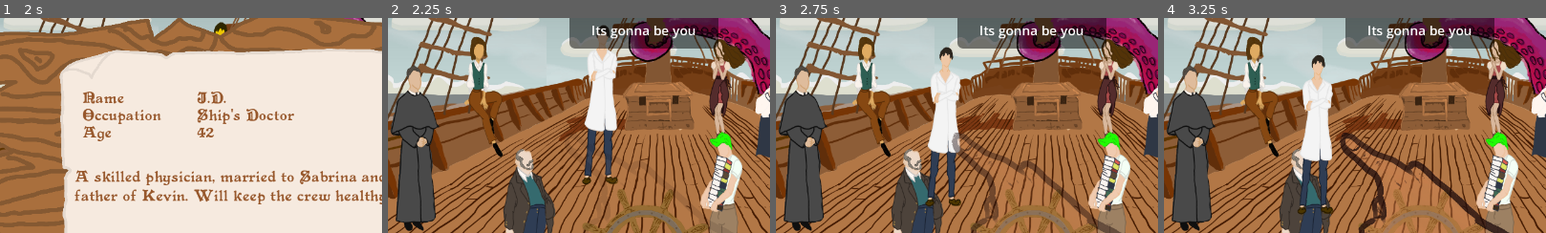
Above: before the commit, frames 1-4 (left to right).
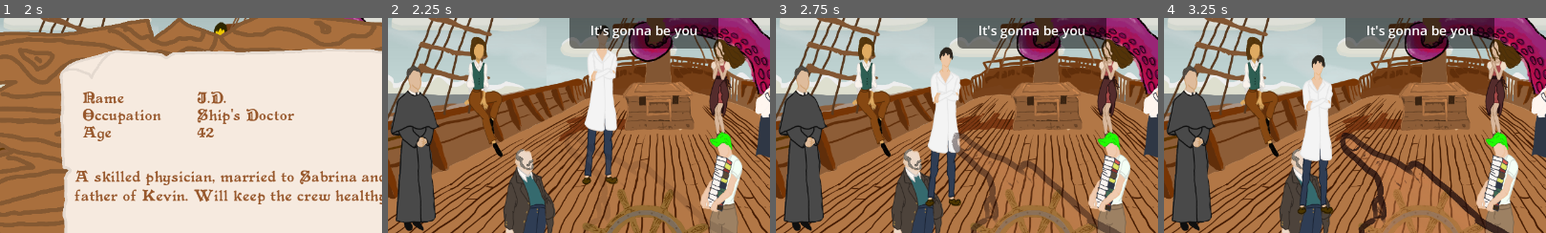
Above: after the commit, the same moments.

Repository: sajochems/Jamsepticeye
Game: Godot game, scene res://scenes/main.tscn
Same seed, same stepped clock (60 frames per second), same inputs: the game is played once before the commit and once after it.
Inputs (mouse positions are % of the whole screen's width and height, from its top left):
- Up to frame 1 (2 s): click "Start" at 0.5 s; tap Enter at 1.25 s; move the mouse to (45, 30) at 1.27 s; click (45, 30) at 1.42 s
- Up to frame 2 (2.25 s): click "Kill" at 2 s
- Up to frame 3 (2.75 s): no input
- Up to frame 4 (3.25 s): move the mouse to (82, 50) at 2.77 s; click (82, 50) at 2.92 s
The pictures show only the part of the screen within x 16-66%, y 10-60%; the shares and areas given below are measured in that part.

Frame 1 is identical in both runs. In frame 2, 0.8% of the frame differs, in the area x 53-81%, y 3-10%; in frame 3, 0.8%; in frame 4, 0.8%.

Commit message:
Fix for web

Diff:
--- a/data/characters.json
+++ b/data/characters.json
@@ -139,7 +139,7 @@
 	"occupation": "",
 	"description": "A hidden passenger who boarded illegally. Nobody knows his name but he looks like a snake to me!",
 	"dialogues": ["...", "If I don't move maybe he won't see me", "CRATE. I am a crate. Look away please! I just want to make it to shore, I didn't have any money for a ticket. "],
-	"sprite": "res://assets/sprites/stowaway.png",
+	"sprite": "res://assets/sprites/Stowaway.png",
 	"x": 0.52,
 	"y": 0.3
   }
--- a/project.godot
+++ b/project.godot
@@ -19,6 +19,7 @@
 
 window/size/viewport_width=1280
 window/size/viewport_height=720
+window/stretch/mode="viewport"
 
 [rendering]
 
--- a/scenes/character_info_window.tscn
+++ b/scenes/character_info_window.tscn
@@ -8,9 +8,11 @@
 
 [node name="CharacterInfoWindow" type="Control"]
 layout_mode = 3
-anchors_preset = 0
-offset_right = 40.0
-offset_bottom = 40.0
+anchors_preset = 15
+anchor_right = 1.0
+anchor_bottom = 1.0
+grow_horizontal = 2
+grow_vertical = 2
 script = ExtResource("1_8r5yb")
 
 [node name="Panel" type="Panel" parent="."]
--- a/scenes/game_over_window.tscn
+++ b/scenes/game_over_window.tscn
@@ -22,15 +22,20 @@
 
 [node name="GameOverWindow" type="Control"]
 layout_mode = 3
-anchors_preset = 0
-offset_right = 40.0
-offset_bottom = 40.0
+anchors_preset = 15
+anchor_right = 1.0
+anchor_bottom = 1.0
+grow_horizontal = 2
+grow_vertical = 2
 script = ExtResource("1_jcb1m")
 
 [node name="Panel" type="Panel" parent="."]
-layout_mode = 0
-offset_right = 1280.0
-offset_bottom = 720.0
+layout_mode = 1
+anchors_preset = 15
+anchor_right = 1.0
+anchor_bottom = 1.0
+grow_horizontal = 2
+grow_vertical = 2
 theme_override_styles/panel = SubResource("StyleBoxFlat_17ttl")
 
 [node name="Person" type="Sprite2D" parent="Panel"]
--- a/scenes/game_won_window.tscn
+++ b/scenes/game_won_window.tscn
@@ -22,15 +22,20 @@
 
 [node name="GameWonWindow" type="Control"]
 layout_mode = 3
-anchors_preset = 0
-offset_right = 40.0
-offset_bottom = 40.0
+anchors_preset = 15
+anchor_right = 1.0
+anchor_bottom = 1.0
+grow_horizontal = 2
+grow_vertical = 2
 script = ExtResource("1_dwa3i")
 
 [node name="Panel" type="Panel" parent="."]
-layout_mode = 0
-offset_right = 1280.0
-offset_bottom = 720.0
+layout_mode = 1
+anchors_preset = 15
+anchor_right = 1.0
+anchor_bottom = 1.0
+grow_horizontal = 2
+grow_vertical = 2
 
 [node name="Sprite2D" type="Sprite2D" parent="Panel"]
 position = Vector2(640, 360)
--- a/scenes/main.tscn
+++ b/scenes/main.tscn
@@ -14,8 +14,8 @@
 [ext_resource type="PackedScene" uid="uid://cm7ana525u3is" path="res://scenes/game_won_window.tscn" id="6_tefeu"]
 [ext_resource type="Texture2D" uid="uid://bymvkxx7hdhjf" path="res://assets/sprites/Wheel.png" id="6_trceg"]
 [ext_resource type="PackedScene" uid="uid://4owixrdxkxv1" path="res://scenes/main_menu_window.tscn" id="7_o6xl0"]
-[ext_resource type="Texture2D" uid="uid://b5s8yemvv8suo" path="res://assets/sprites/Vertical_sign.PNG" id="9_trceg"]
-[ext_resource type="Texture2D" uid="uid://cagxnryquohnv" path="res://assets/sprites/long_sign.PNG" id="10_a8y0u"]
+[ext_resource type="Texture2D" uid="uid://b5s8yemvv8suo" path="res://assets/sprites/Vertical_sign.png" id="9_trceg"]
+[ext_resource type="Texture2D" uid="uid://cagxnryquohnv" path="res://assets/sprites/long_sign.png" id="10_a8y0u"]
 [ext_resource type="FontFile" uid="uid://dajdjcpboafyk" path="res://assets/Primitive-4yGY.ttf" id="12_muem4"]
 
 [sub_resource type="LabelSettings" id="LabelSettings_jyhfs"]
@@ -104,8 +104,6 @@
 offset_top = -20.0
 offset_right = 20.0
 offset_bottom = 20.0
-grow_horizontal = 2
-grow_vertical = 2
 
 [node name="RoundSign" type="Sprite2D" parent="UI"]
 z_index = -1
--- a/scenes/main_menu_window.tscn
+++ b/scenes/main_menu_window.tscn
@@ -20,9 +20,12 @@
 script = ExtResource("1_cy23x")
 
 [node name="Panel" type="Panel" parent="."]
-layout_mode = 0
-offset_right = 1280.0
-offset_bottom = 720.0
+layout_mode = 1
+anchors_preset = 15
+anchor_right = 1.0
+anchor_bottom = 1.0
+grow_horizontal = 2
+grow_vertical = 2
 theme_override_styles/panel = SubResource("StyleBoxFlat_cy23x")
 
 [node name="Sprite2D" type="Sprite2D" parent="Panel"]
--- a/scripts/events.gd
+++ b/scripts/events.gd
@@ -4,7 +4,7 @@
 const INSTANT_LOSE_EVENTS_JSON := "res://data/instant_lose_events.json"
 const SAVEABLE_LOSE_EVENTS_JSON := "res://data/saveable_lose_events.json"
 const STATE_CHANGE_EVENTS_JSON := "res://data/state_change_events.json"
-const DEFAULT_SPRITE := "res://assets/sprites/default.png"
+const DEFAULT_SPRITE := "res://assets/sprites/Rower1.png"
 
 @export var state_change_events: Array = []
 @export var saveable_death_events: Array = []
--- a/scripts/main.gd
+++ b/scripts/main.gd
@@ -15,6 +15,21 @@
 @onready var game_won_window := $UI/GameWonWindow
 @onready var event_info_window := $UI/EventInfoWindow
 @onready var hands_folder := "res://assets/hands/"
+var hand_textures: Array = [
+	{"name": "Bye Bye!", "tex": preload("res://assets/hands/Bye Bye!.png")},
+	{"name": "Bye Loser", "tex": preload("res://assets/hands/Bye Loser.png")},
+	{"name": "It's gonna be you", "tex": preload("res://assets/hands/Its gonna be you.png")},
+	{"name": "It's you", "tex": preload("res://assets/hands/its you.png")},
+	{"name": "Kay bye", "tex": preload("res://assets/hands/kay bye.png")},
+	{"name": "Love ya, bye!", "tex": preload("res://assets/hands/Love ya, bye!.png")},
+	{"name": "Mamma mia", "tex": preload("res://assets/hands/mamma mia.png")},
+	{"name": "Nice", "tex": preload("res://assets/hands/nice.png")},
+	{"name": "Peace Out!", "tex": preload("res://assets/hands/Peace Out!.png")},
+	{"name": "Pew Pew!", "tex": preload("res://assets/hands/Pew Pew!.png")},
+	{"name": "Rock On!", "tex": preload("res://assets/hands/Rock On!.png")}
+]
+
+
 @onready var hand_container := $UI/HandContainer
 @onready var round_label := $UI/RoundLabel
 @onready var log_panel := $UI/ScrollContainer/LogPanel
@@ -257,49 +272,39 @@
 	return tween
 
 func show_random_hand_wave():
-	var dir = DirAccess.open(hands_folder)
-	if not dir:
-		return
-
-	var all_files: PackedStringArray = dir.get_files()
-	var files := []  # normal Array to hold only real images
-	for f in all_files:
-		if not f.ends_with(".import"):
-			files.append(f)
-		if files.size() == 0:
-			return
-
-	var random_file = files[randi() % files.size()]
-	var tex = load(hands_folder + random_file)
-	if not tex:
-		return
-
-	# Create a temporary sprite
+	if hand_textures.size() == 0:
+		return
+
+	# Pick a random hand
+	var choice = hand_textures[randi() % hand_textures.size()]
+	var tex = choice["tex"]
+	var hand_name = choice["name"]
+
+	# Create a temporary sprite for the hand
 	var sprite = Sprite2D.new()
 	sprite.centered = true
 	sprite.texture = tex
-	sprite.scale = Vector2(0.3, 0.3)  # 50% of original size
+	sprite.scale = Vector2(0.3, 0.3)
 	sprite.modulate.a = 0.0
-	sprite.position =  get_viewport_rect().size / 2
+	sprite.position = get_viewport_rect().size / 2
 	hand_container.add_child(sprite)
 
 	# --- Create a panel to hold the label ---
 	var panel = Panel.new()
 	panel.position = get_viewport_rect().size / 2 - Vector2(125, 300)  # Centered offset
-	panel.custom_minimum_size = Vector2(250, 60)  # Define a fixed visible area
-
-	# --- Add a background style ---
+	panel.custom_minimum_size = Vector2(250, 60)
+
 	var panel_style = StyleBoxFlat.new()
-	panel_style.bg_color = Color(0, 0, 0, 0.5)  # opaque black with 75% alpha
+	panel_style.bg_color = Color(0, 0, 0, 0.5)
 	panel_style.corner_radius_top_left = 10
 	panel_style.corner_radius_top_right = 10
 	panel_style.corner_radius_bottom_left = 10
 	panel_style.corner_radius_bottom_right = 10
 	panel.add_theme_stylebox_override("panel", panel_style)
 
-	# --- Create and style the label ---
+ 	# --- Create and style the label ---
 	var label = Label.new()
-	label.text = random_file.split(".")[0]
+	label.text = hand_name
 	label.horizontal_alignment = HORIZONTAL_ALIGNMENT_CENTER
 	label.vertical_alignment = VERTICAL_ALIGNMENT_CENTER
 	label.add_theme_color_override("font_color", Color.WHITE)
@@ -309,24 +314,22 @@
 	label.anchor_right = 1
 	label.anchor_bottom = 1
 
-	# --- Add and show ---
 	panel.add_child(label)
 	hand_container.add_child(panel)
-	#panel.z_index = 200  # make sure it renders above other UI
-
-	# Fade out and remove after animation
+
+	# --- Fade in/out tween ---
 	var tween = create_tween()
 	tween.tween_property(sprite, "modulate:a", 1.0, 1.5)
 	tween.tween_property(label, "modulate:a", 1.0, 1.5)
-
 	tween.tween_interval(0.5)
-
 	tween.tween_property(sprite, "modulate:a", 0.0, 0.5)
 	tween.tween_property(label, "modulate:a", 0.0, 0.5)
 	tween.tween_callback(Callable(sprite, "queue_free"))
 	tween.tween_callback(Callable(label, "queue_free"))
 	tween.tween_callback(Callable(panel, "queue_free"))
+
 	return tween
+
 
 func restart_game():
 	# Hide windows
Not shown, changed: assets/hands/Bye Bye!.PNG.import
Not shown, changed: assets/hands/Bye Loser.PNG.import
Not shown, changed: assets/hands/Its gonna be you.PNG.import
Not shown, changed: assets/hands/Love ya, bye!.PNG.import
Not shown, changed: assets/hands/Peace Out!.PNG.import
Not shown, changed: assets/hands/Pew Pew!.PNG.import
Not shown, changed: assets/hands/Rock On!.PNG.import
Not shown, changed: assets/hands/its you.PNG.import
Not shown, changed: assets/hands/kay bye.PNG.import
Not shown, changed: assets/hands/mamma mia.PNG.import
Not shown, changed: assets/hands/nice.PNG.import
Not shown, changed: assets/sprites/Rower1.PNG.import
(and 6 more such lines)
